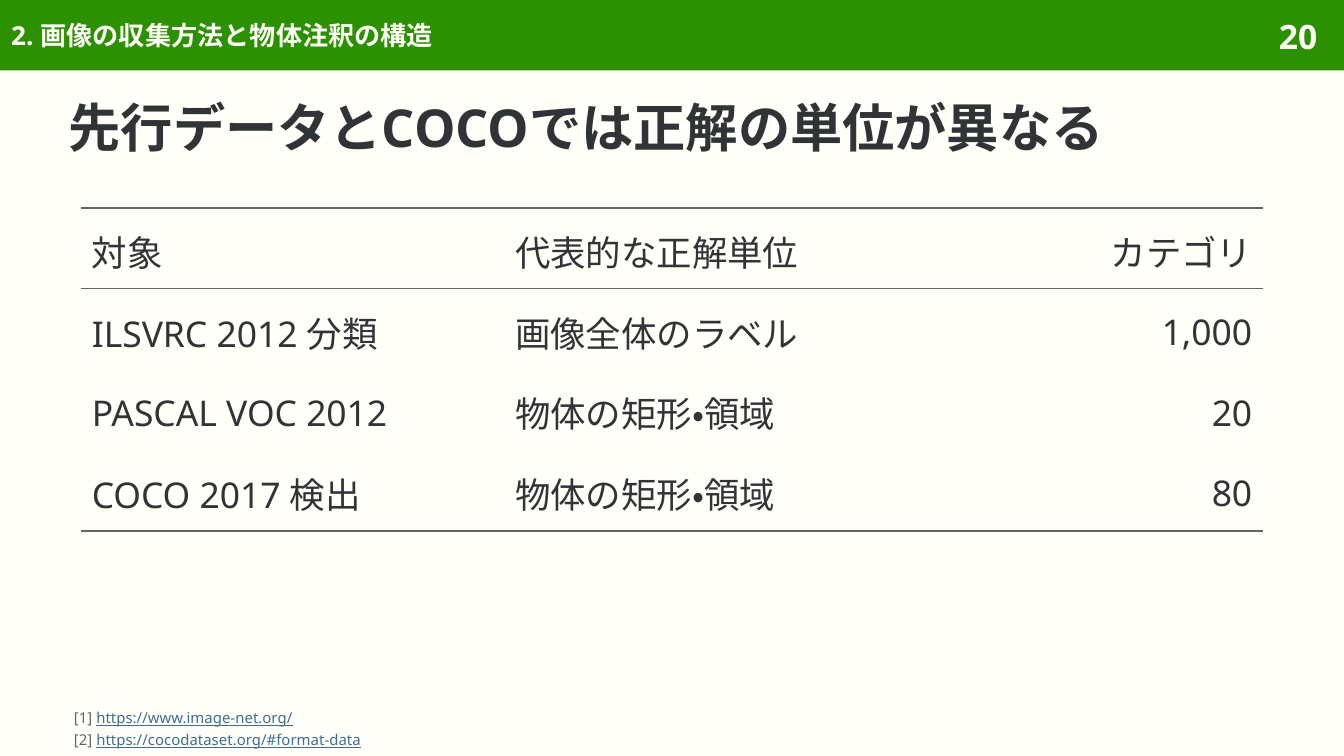
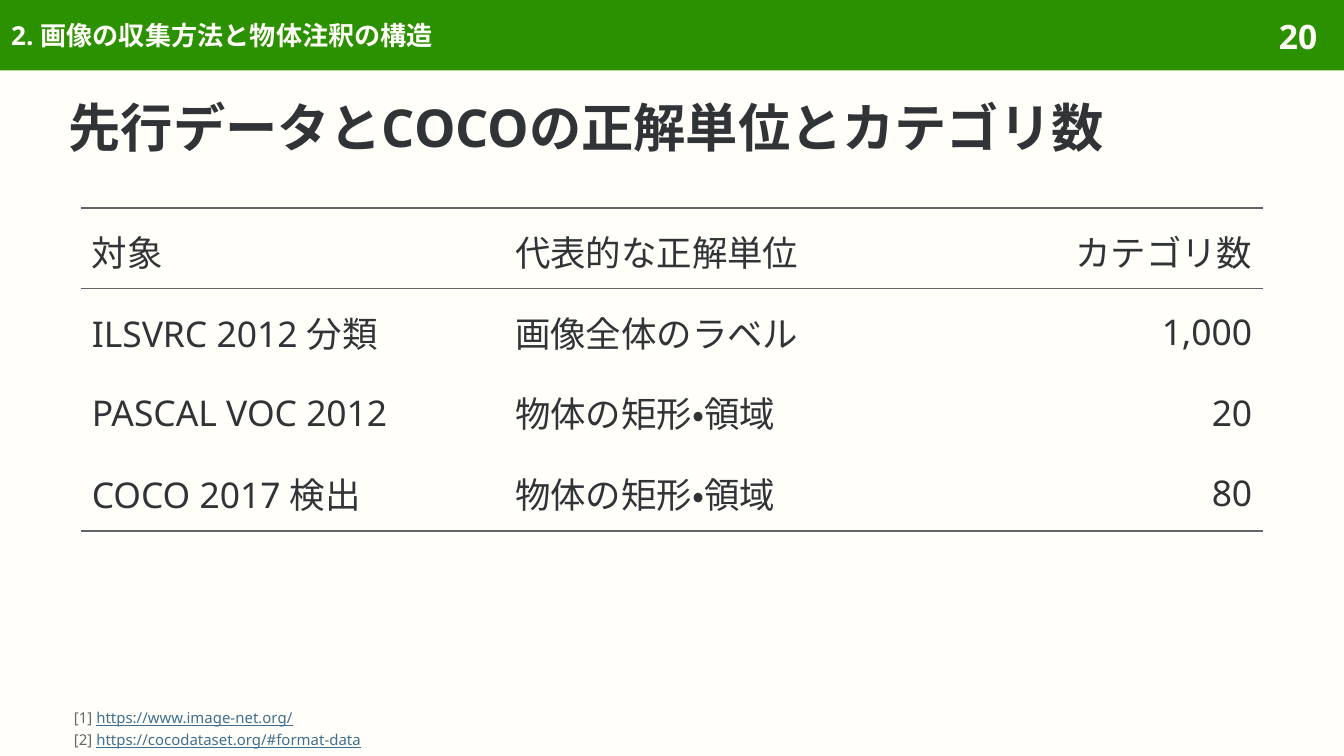
Before and after one commit to sasakiy84/datasets-in-10-minutes, a slide deck: slide 20 of slides/datasets-in-10-minutes-coco.pptx. Drawn at 1344x756 pixels with LibreOffice and Linux fonts; fonts in the diff are those of the drawing. Boxes give left, top, right and bottom in pixels: in the first picture for what was removed or moved away, otherwise in the second. Text is boxed around its words. In the diff, an @@ line names an element or a change of style, - is before the commit and + after.

```diff
--- a/slides/datasets-in-10-minutes-coco.pptx
+++ b/slides/datasets-in-10-minutes-coco.pptx
@@ title at (69, 101, 1104, 152): text changed @@
-先行データとCOCOでは正解の単位が異なる
+先行データとCOCOの正解単位とカテゴリ数
@@ table at (81, 208, 1263, 531) @@
-row 1, column 3: カテゴリ
+row 1, column 3: カテゴリ数
```
Also in this commit, not shown: 10 other slides changed, 7 other files.
